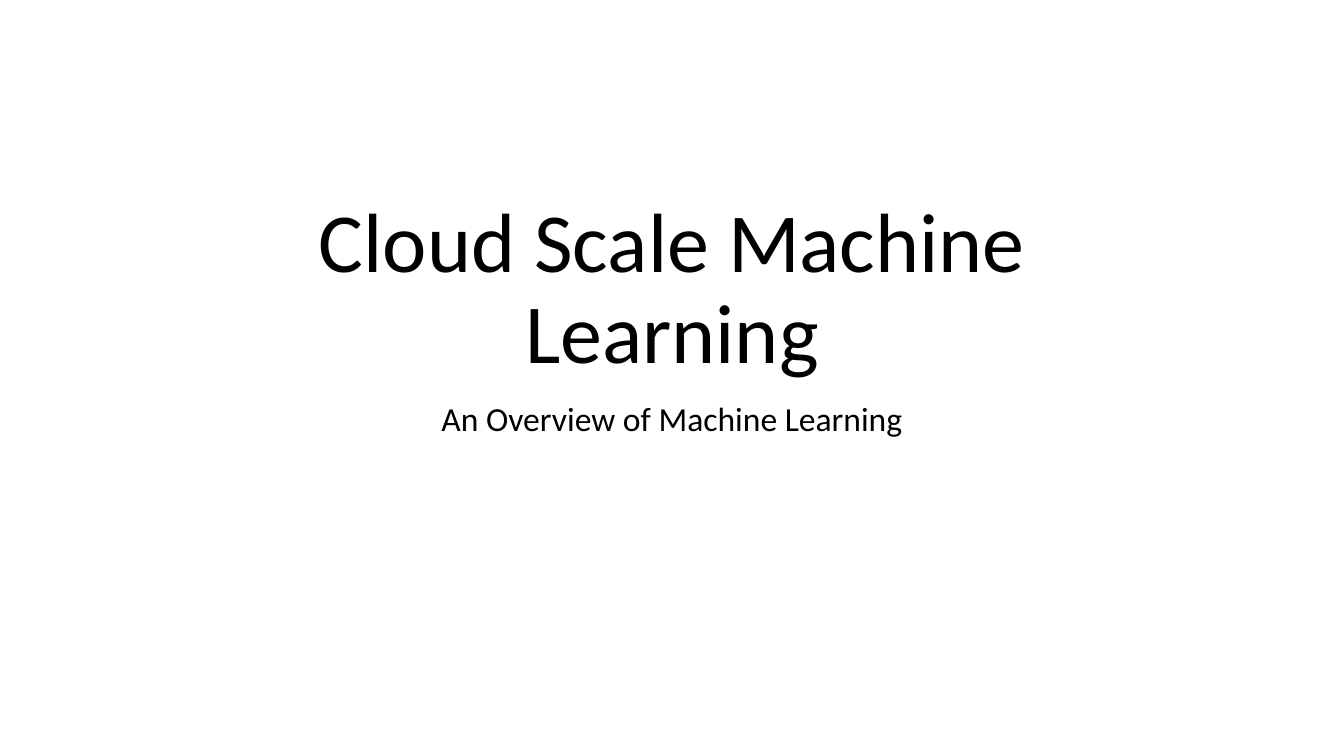
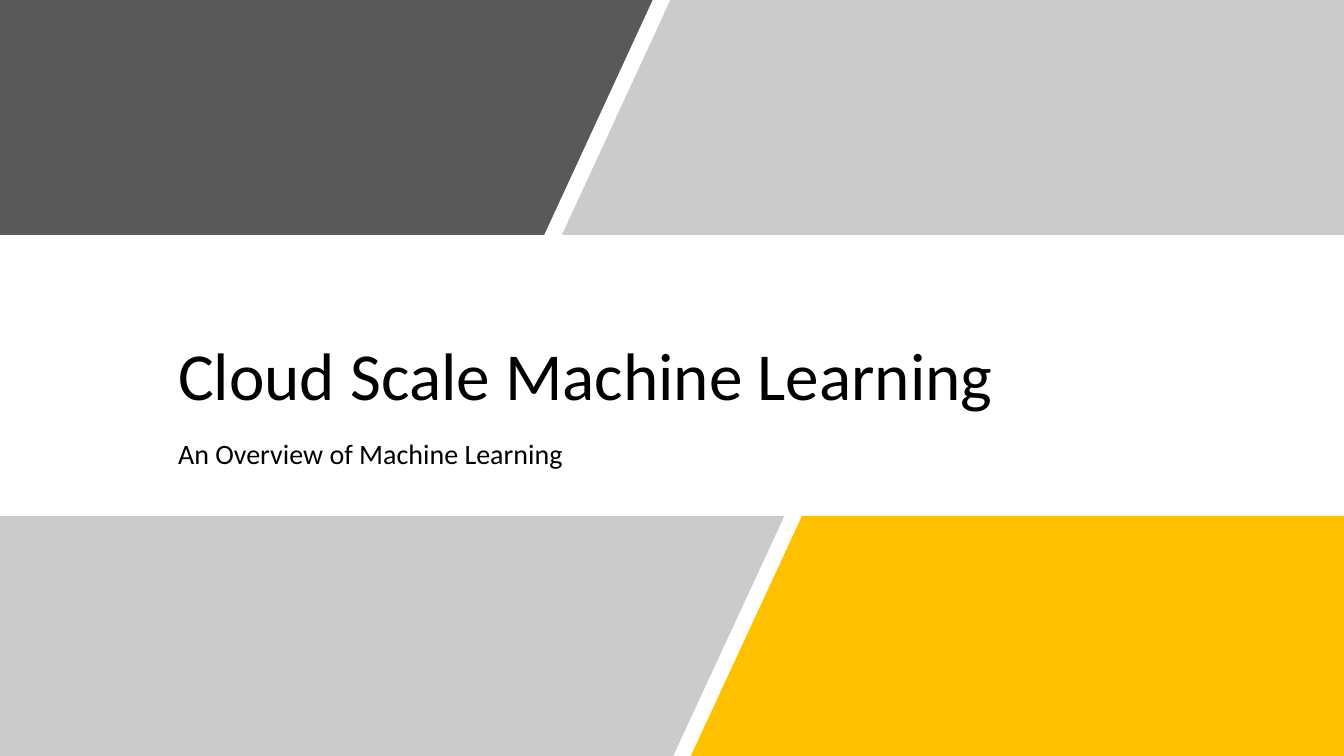
Before and after one commit to cloudscaleml/workshop, a slide deck: slide 1 of powerpoint/Overview.pptx. Drawn at 1344x756 pixels with LibreOffice and Linux fonts; fonts in the diff are those of the drawing. Boxes give left, top, right and bottom in pixels: in the first picture for what was removed or moved away, otherwise in the second. Text is boxed around its words. In the diff, an @@ line names an element or a change of style, - is before the commit and + after.

Commit message:
updates to first presentation 'overview'

```diff
--- a/powerpoint/Overview.pptx
+++ b/powerpoint/Overview.pptx
@@ freeform shape added at box(0, 0, 652, 235), fill #595959 @@
@@ freeform shape added at box(563, 0, 1344, 235), fill #7F7F7F at 40% opacity @@
@@ title "Cloud Scale Machine Learning": place and size @@
-title "Cloud Scale Machine Learning" at box(319, 213, 1025, 378)
+title "Cloud Scale Machine Learning" at box(178, 353, 993, 412)
@@ title "Cloud Scale Machine Learning" at box(178, 353, 993, 412): size 60 to 48 pt; alignment centre to left @@
@@ subtitle "An Overview of Machine Learning": place and size @@
-subtitle "An Overview of Machine Learning" at box(441, 407, 902, 437)
+subtitle "An Overview of Machine Learning" at box(178, 444, 563, 469)
@@ subtitle "An Overview of Machine Learning" at box(178, 444, 563, 469): size 24 to 20 pt; alignment centre to left @@
@@ freeform shape added at box(0, 516, 784, 756), fill #7F7F7F at 40% opacity @@
@@ freeform shape added at box(679, 516, 1178, 756), fill #FFFFFF @@
@@ freeform shape added at box(691, 516, 1344, 756), fill #FFC000 @@
```
Also in this commit, not shown: 15 other slides changed, 4 slides added, 11 slides removed.
